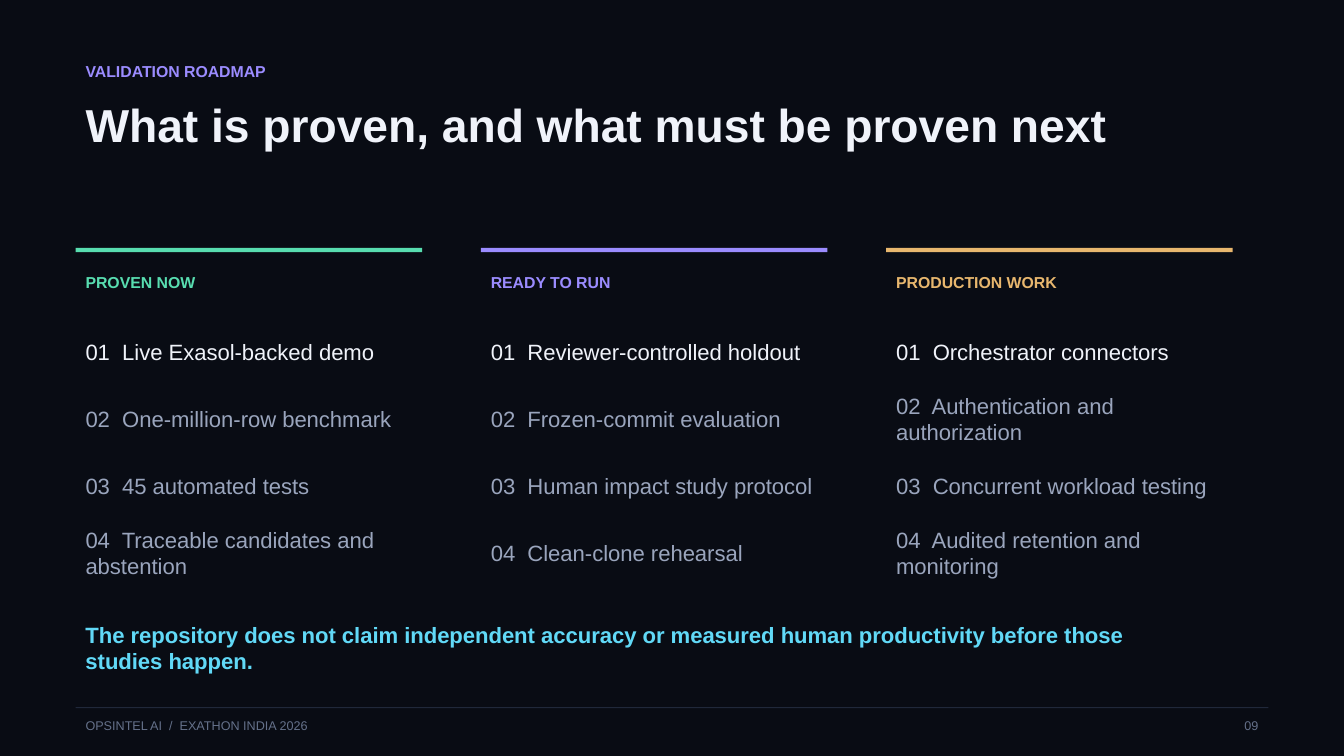
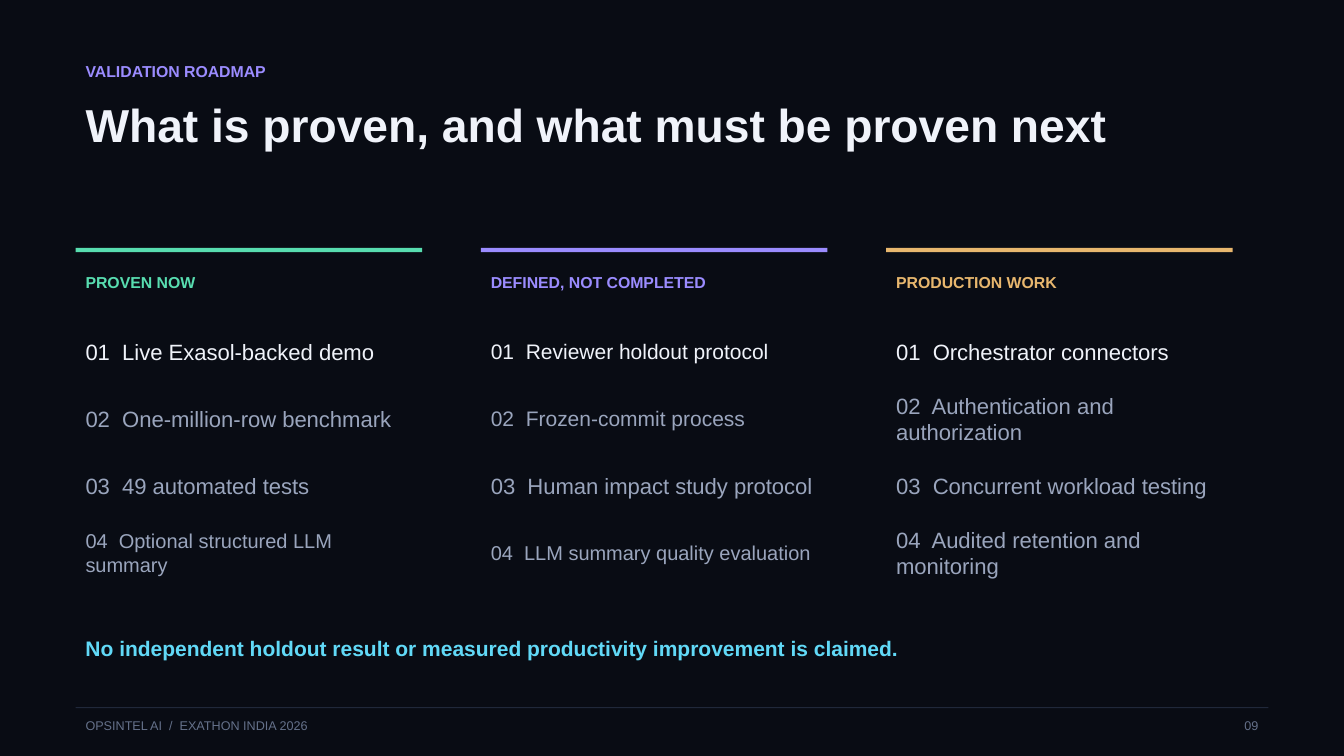
Before and after one commit to Anafa-thabassum/opsintel-ai, a slide deck: slide 9 of submission/opsintel-ai-pitch-deck.pptx. Drawn at 1344x756 pixels with LibreOffice and Linux fonts; fonts in the diff are those of the drawing. Boxes give left, top, right and bottom in pixels: in the first picture for what was removed or moved away, otherwise in the second. Text is boxed around its words. In the diff, an @@ line names an element or a change of style, - is before the commit and + after.

```diff
--- a/submission/opsintel-ai-pitch-deck.pptx
+++ b/submission/opsintel-ai-pitch-deck.pptx
@@ text at (491,277,706,291): text changed @@
-READY TO RUN
+DEFINED, NOT COMPLETED
@@ text at (491,343,769,364): text changed; size 15.8 to 15 pt @@
-01 Reviewer-controlled holdout
+01 Reviewer holdout protocol
@@ text at (491,411,744,431): text changed; size 15.8 to 15 pt @@
-02 Frozen-commit evaluation
+02 Frozen-commit process
@@ text at (86,478,309,494): text changed @@
-03 45 automated tests
+03 49 automated tests
@@ text at (86,533,332,576): text changed; size 15.8 to 14.2 pt @@
-04 Traceable candidates and abstention
+04 Optional structured LLM summary
@@ text at (491,545,810,564): text changed; size 15.8 to 14.2 pt @@
-04 Clean-clone rehearsal
+04 LLM summary quality evaluation
@@ text at (85,640,898,660): text changed; size 15.8 to 15 pt @@
-The repository does not claim independent accuracy or measured human productivity before those studies happen.
+No independent holdout result or measured productivity improvement is claimed.
```
Also in this commit, not shown: 7 other slides changed, 16 other files.
